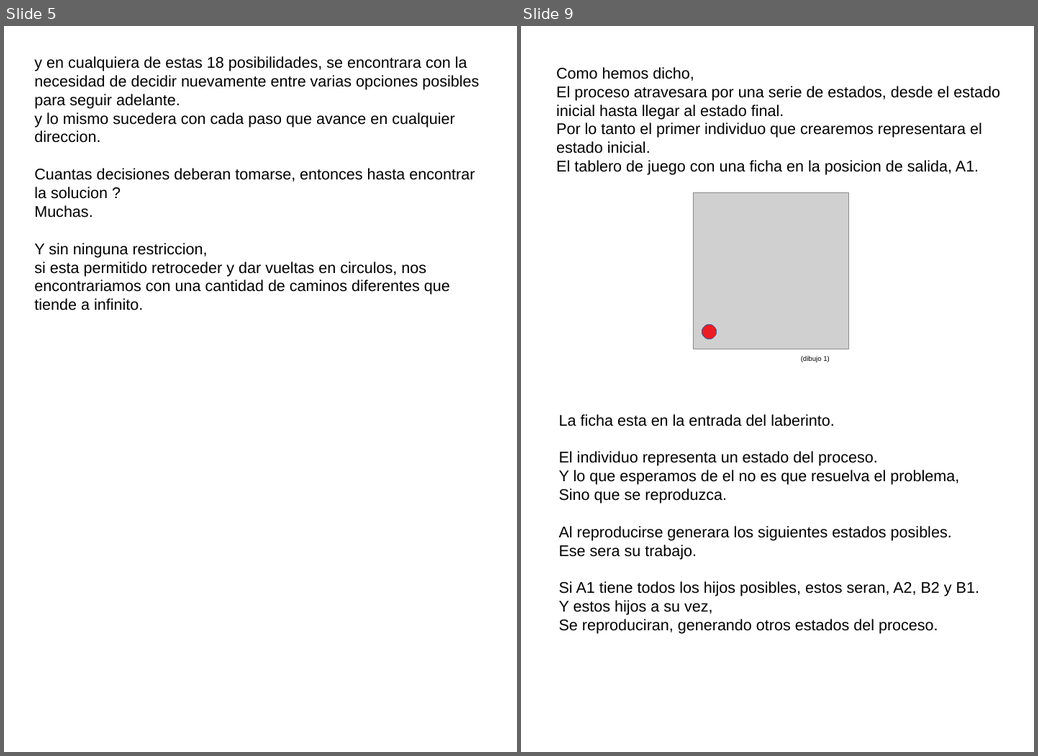
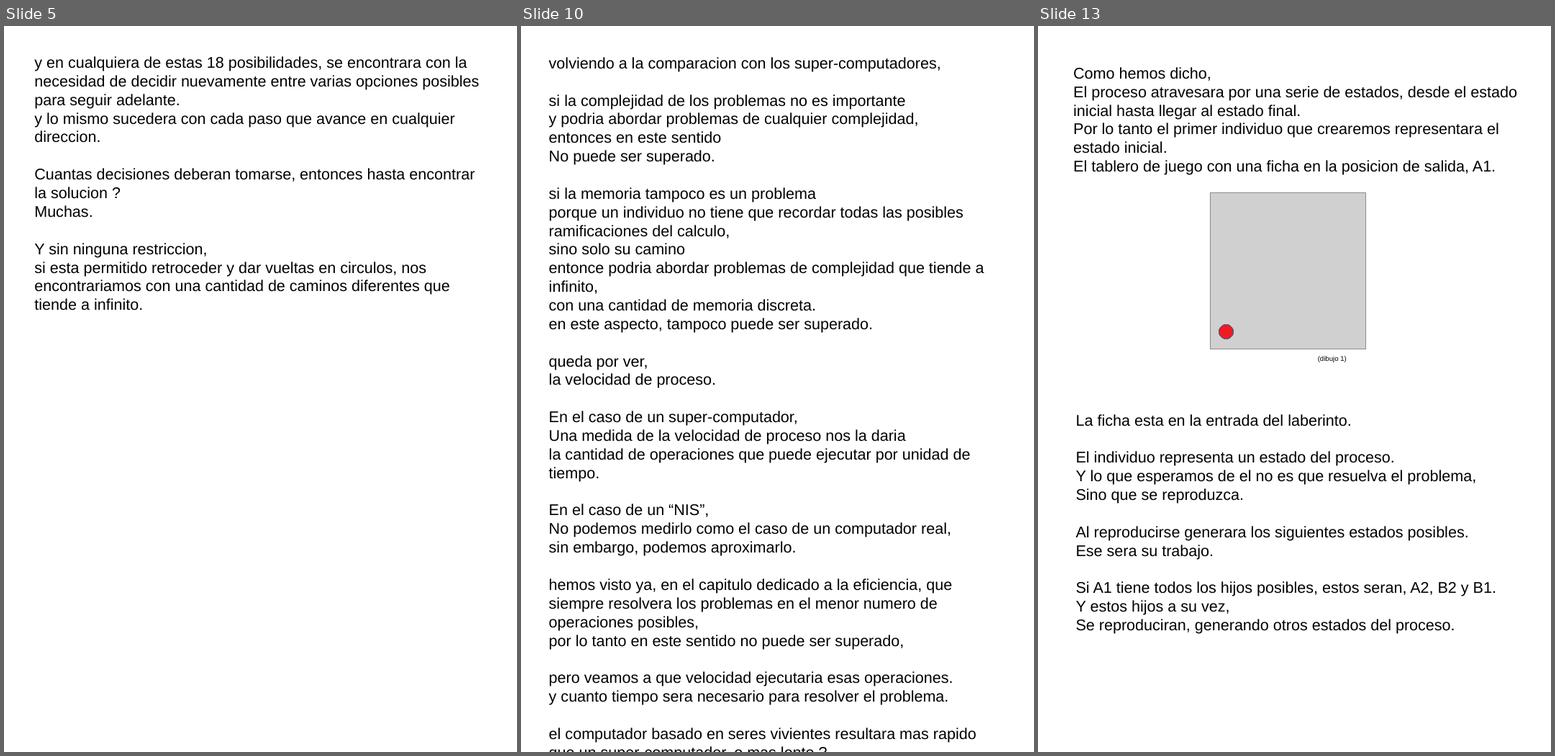
Before and after one commit to fabhrius/La-Cosa, a slide deck: capitulos/Potencia del sistema/Potencia del sistema.odp. Shown side by side, each under a label of ours: slides 5 and 9 before the commit, slides 5, 10 and 13 after it; the slides between them are not shown. The pictures are 1038x756 and 1555x756 pixels, drawn with LibreOffice and Linux fonts; fonts in the diff are those of the drawing; grey boxes stand for pictures. Boxes give left, top, right and bottom in pixels: in the first picture for what was removed or moved away, otherwise in the second. Text is boxed around its words. In the diff, an @@ line names an element or a change of style, - is before the commit and + after.

```diff
--- a/capitulos/Potencia del sistema/Potencia del sistema.odp
+++ b/capitulos/Potencia del sistema/Potencia del sistema.odp
@@ slide 10 added at [521, 26, 1034, 752], background #FFFFFF @@
@@ text added at [549, 57, 985, 705], 18 pt, text #000000 @@
+volviendo a la comparacion con los super-computadores,
+si la complejidad de los problemas no es importante
+y podria abordar problemas de cualquier complejidad,
+entonces en este sentido
+No puede ser superado.
+si la memoria tampoco es un problema
+porque un individuo no tiene que recordar todas las posibles ramificaciones del calculo,
+sino solo su camino
+entonce podria abordar problemas de complejidad que tiende a infinito,
+con una cantidad de memoria discreta.
+en este aspecto, tampoco puede ser superado.
+queda por ver,
+la velocidad de proceso.
+En el caso de un super-computador,
+Una medida de la velocidad de proceso nos la daria
+la cantidad de operaciones que puede ejecutar por unidad de tiempo.
+En el caso de un “NIS”,
+No podemos medirlo como el caso de un computador real,
+sin embargo, podemos aproximarlo.
+hemos visto ya, en el capitulo dedicado a la eficiencia, que siempre resolvera los problemas en el menor numero de operaciones posibles,
+por lo tanto en este sentido no puede ser superado,
+pero veamos a que velocidad ejecutaria esas operaciones.
+y cuanto tiempo sera necesario para resolver el problema.
+el computador basado en seres vivientes resultara mas rapido que un super-computador, o mas lento ?
@@ what was slide 9 is now slide 13 @@
```
Also in this commit, not shown: 1 slide changed, 5 other slides added, 2 slides removed, 1 other file.
